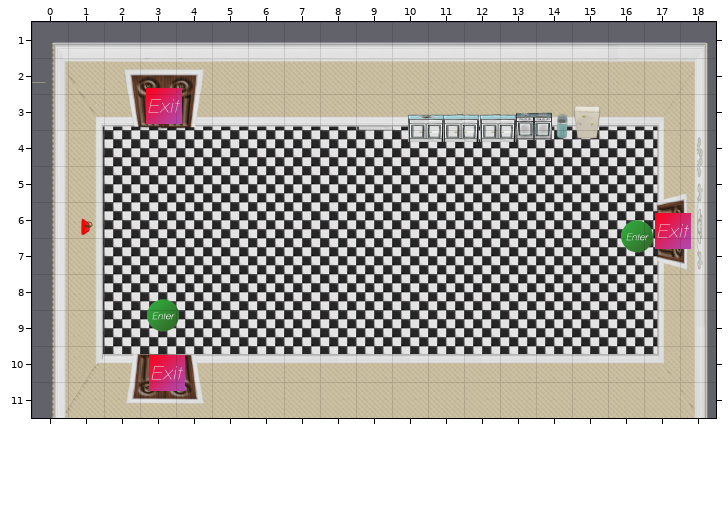
Tiled map: Tiled Maps/Kitchen_Clean.tmx. This is how it looked before the edit.
Cells are 100x100 px. Shown: x 0..18, y 1..11.
After the commit:
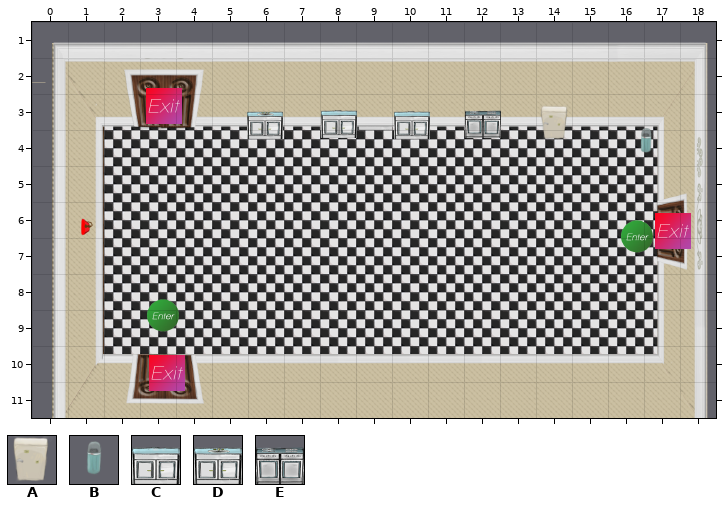
Key: from "fridge": A 0; from "kitchen-trash": B 0; from "kitchencounter": C 0; from "sink": D 0; from "stove": E 0.
Objects are placed by their top-left corner, in cells (3,4 is the top-left corner of cell 3,4); size is 1x1 cell unless given.
Diff:
Layer "Furniture":
changed: E at 13.4,3.3 -> E at 12,3.2
changed: C at 11.4,3.3 -> C at 8,3.2
changed: D at 10.4,3.3 -> D at 6,3.3
changed: C at 12.4,3.3 -> C at 10,3.3
changed: A at 14.9,3.3 -> A at 14,3.3
changed: B at 14.2,3.4 -> B at 16.6,3.8
Pixel boxes of the changes (left, top, right, bottom) in both pictures:
new place: (321, 110, 357, 138)
changed: (394, 106, 601, 142)
new place: (247, 111, 283, 139)
new place: (640, 127, 652, 153)
